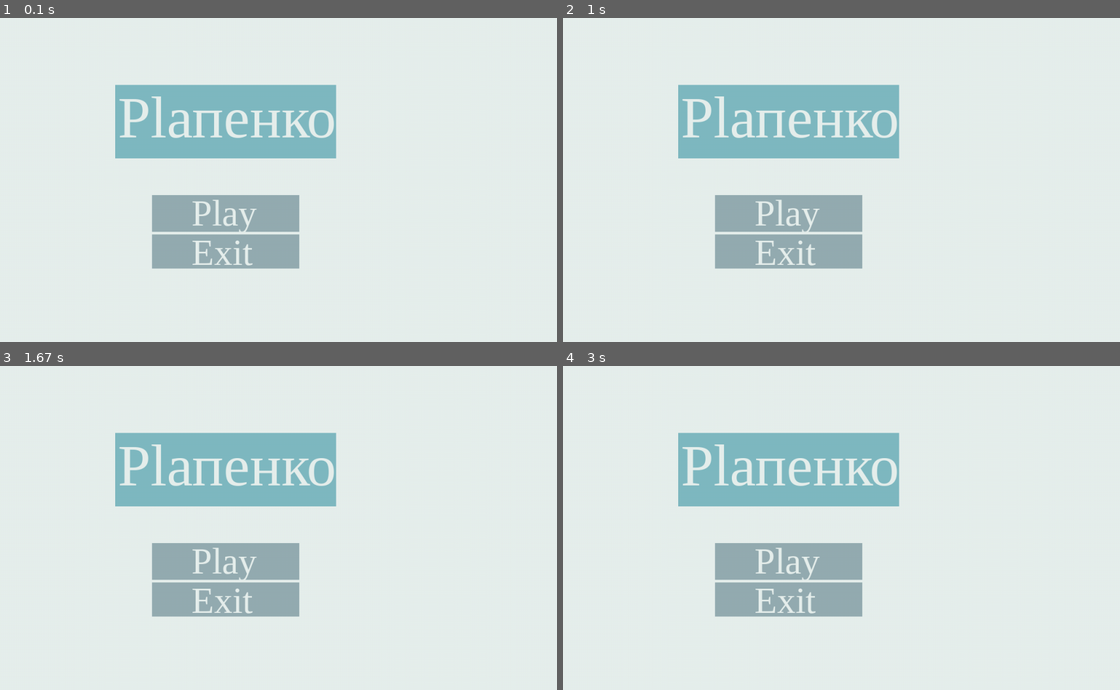
Above: before the commit, frames 1-4 (two rows, left to right).
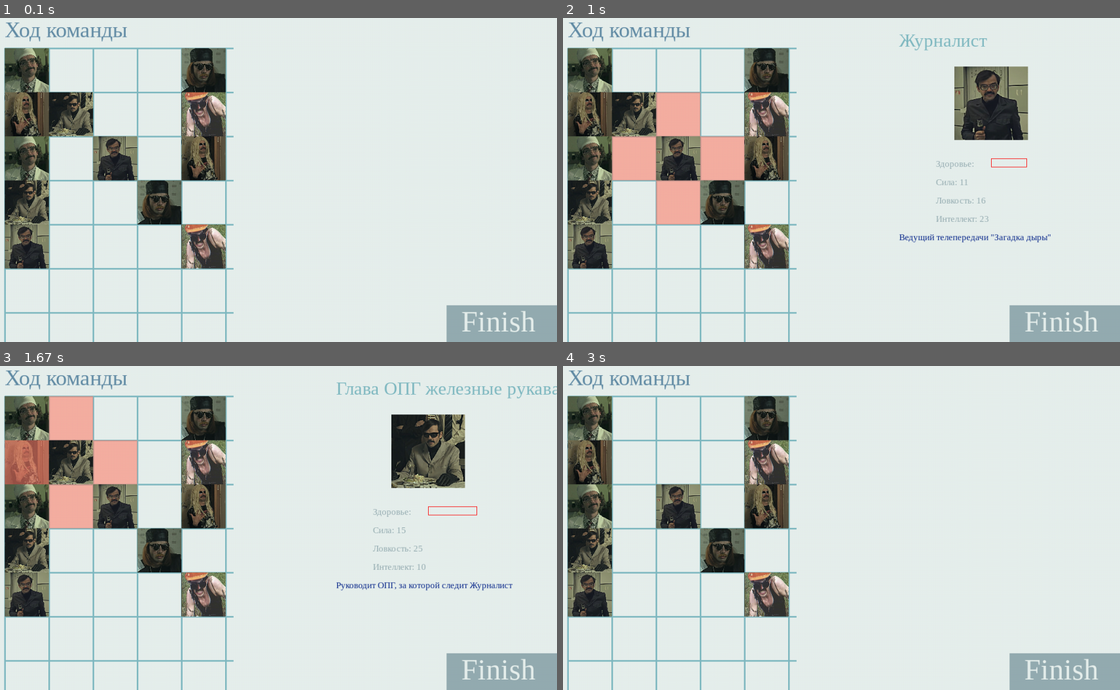
Above: after the commit, the same moments.

Repository: poLLiAziatka/Super-Gaame
Game: pygame game, started from interface.py
Same seed, same stepped clock (60 frames per second), same inputs: the game is played once before the commit and once after it.
Inputs (mouse positions are in pixels of both pictures, inside the frame that each line leads up to):
- Up to frame 1 (0.1 s): no input
- Up to frame 2 (1 s): click (685, 180) at 0.93 s
- Up to frame 3 (1.67 s): click (77, 472) at 1.27 s
- Up to frame 4 (3 s): click (685, 459) at 2.1 s

The runs differ from the first frame. In frame 1, 27% of the frame differs, in the area x 0-100%, y 1-100%; in frame 2, 34%; in frame 3, 34%; in frame 4, 26%.

Commit message:
надпись ход команды, но без команды

Diff:
--- a/board.py
+++ b/board.py
@@ -29,7 +29,7 @@
                 for j in range(self.y_size):
                     if self.field[i][j] == hero:
                         if st == 'направо':
-                            self.check_move(i + num, j, hero)
+                            self.check_move(i + num , j, hero)  #  self.check_move(i + num - 1, j, hero)
                             self.field[i][j] = 0
                             break
                         elif st == 'налево':
@@ -46,7 +46,6 @@
                             break
                         else:
                             print('Неправильно задана команда')
-
         else:
             print('Неправильное число')
 
--- a/interface.py
+++ b/interface.py
@@ -206,12 +206,14 @@
         f1 = pygame.font.SysFont('serif', size // 10 * 3)
         f2 = pygame.font.SysFont('serif', size // 10 * 3)
         f3 = pygame.font.SysFont('serif', size // 10 * 7)
+
         team1_text = f1.render(name_team1, 1, team1_color)
         team2_text = f1.render(name_team2, 1, team2_color)
         text_continue = f3.render(' Continue', 1, background_color)
 
         sc.blit(team1_text, (size, size))
         sc.blit(team2_text, (8 * size, size))
+
         j = 1
         for character in characters:
             j += 1
@@ -403,7 +405,10 @@
                         main_menu()
 
         f3 = pygame.font.SysFont('serif', size // 10 * 8)
+        f4 = pygame.font.SysFont('serif', size // 10 * 6)
         text_continue = f3.render('  Finish', 1, background_color)
+        text_team = f4.render('Ход команды', 1, team1_color)
+        sc.blit(text_team, (size, size // 6))
         pygame.draw.rect(sc, additional_game_color, (13 * size, 8 * size, 3 * size, 1 * size))
         sc.blit(text_continue, (13 * size, 8 * size))
 
@@ -446,6 +451,6 @@
         clock.tick(FPS)
 
 
-# game('lhbvf', 'sdhhjh', 5, 7, [1, 1, 2, 2, 3, 3, 4, 4, 5, 5, 1, 2, 1, 3, 1, 4, 1, 5, 5, 1, 5, 2, 5, 3, 5, 4, 5, 5])
+game('lhbvf', 'sdhhjh', 5, 7, [1, 1, 2, 2, 3, 3, 4, 4, 5, 5, 1, 2, 1, 3, 1, 4, 1, 5, 5, 1, 5, 2, 5, 3, 5, 4, 5, 5])
 # final('Дрима тима')
-main_menu()
+# main_menu()
